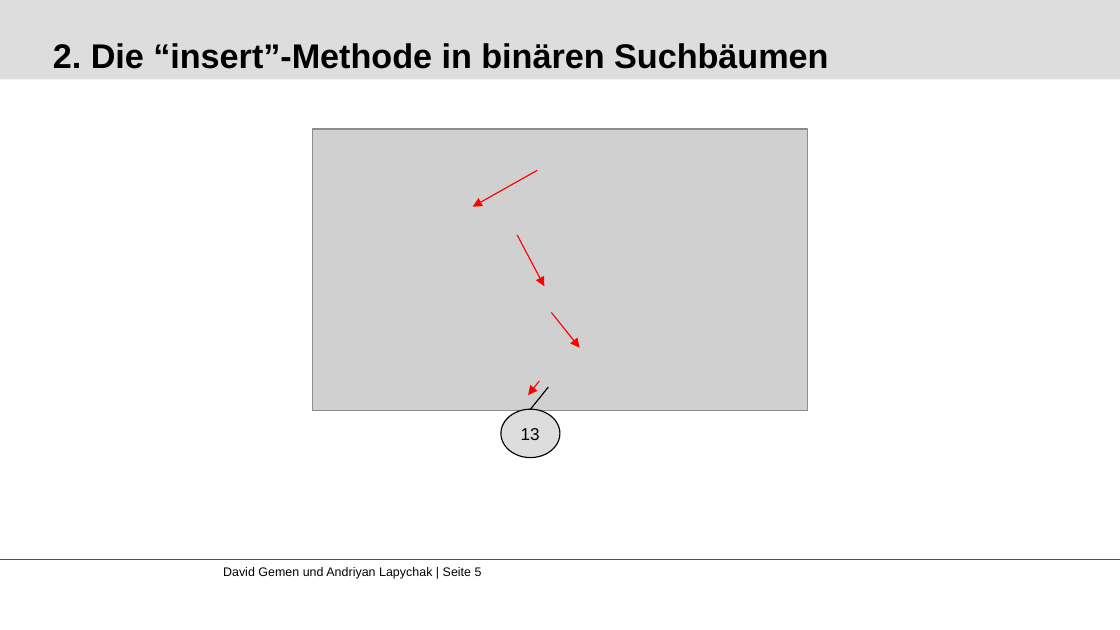
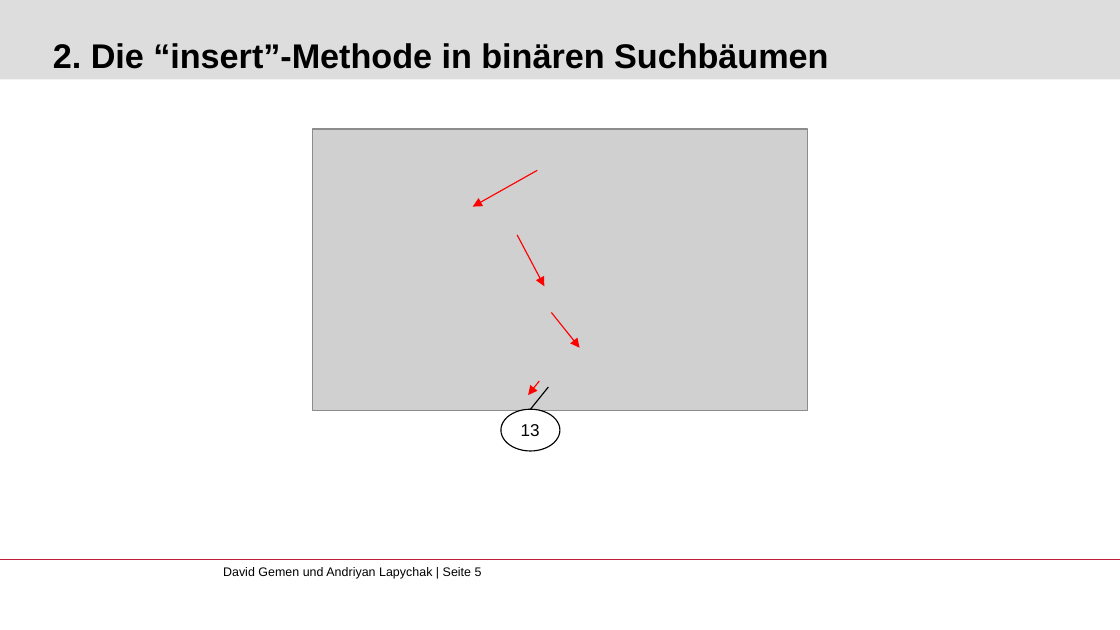
Before and after one commit to gemdav/Programmieren-1-Tutorium, a slide deck: slide 5 of slides/10_recursion_2.pptx. Drawn at 1120x630 pixels with LibreOffice and Linux fonts; fonts in the diff are those of the drawing; grey boxes stand for pictures; background and template pictures are left out. Boxes give left, top, right and bottom in pixels: in the first picture for what was removed or moved away, otherwise in the second. Text is boxed around its words. In the diff, an @@ line names an element or a change of style, - is before the commit and + after.

```diff
--- a/slides/10_recursion_2.pptx
+++ b/slides/10_recursion_2.pptx
@@ ellipse "13": place and size @@
-ellipse "13" at [501, 409, 560, 457]
+ellipse "13" at [501, 409, 560, 450]
@@ ellipse "13" at [501, 409, 560, 450]: fill #DDDDDD to #FFFFFF @@
```
Also in this commit, not shown: 2 other slides changed, 2 other files.
